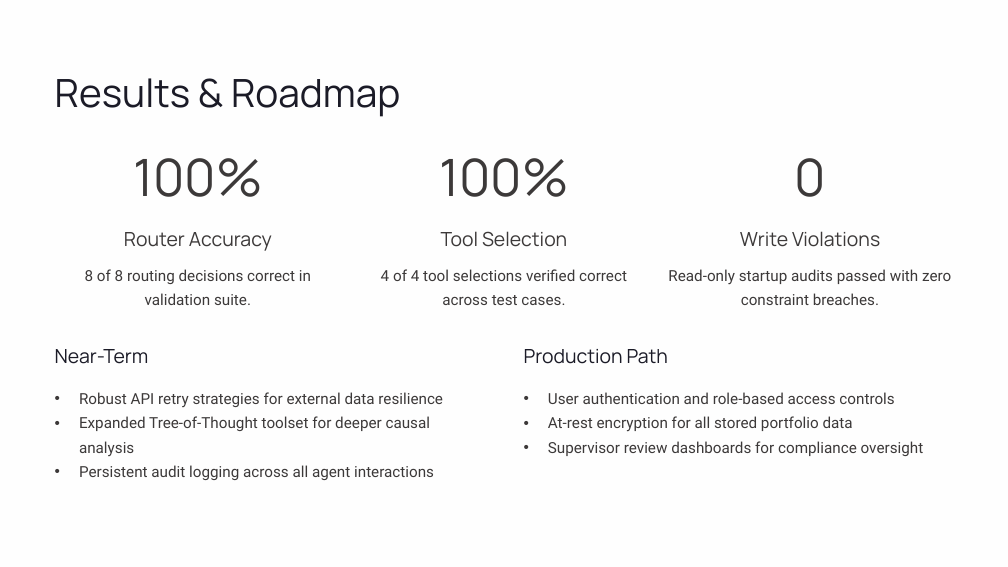
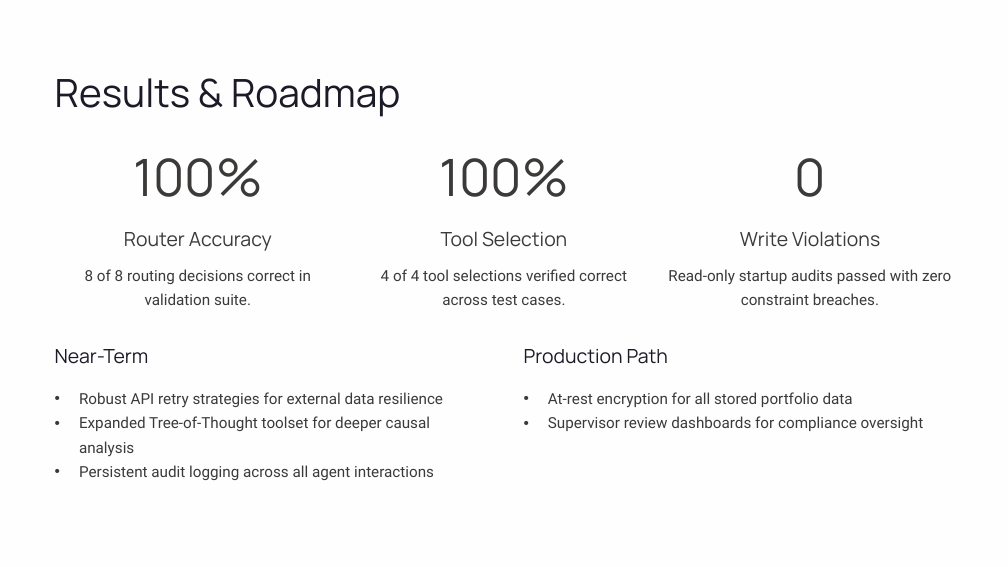
Before and after one commit to Irving0904/MarketForecastor, a slide deck: slide 11 of docs/market_forecaster_architecture.pptx (slide 8 before the commit). Drawn at 1008x567 pixels with LibreOffice and Linux fonts; fonts in the diff are those of the drawing. Boxes give left, top, right and bottom in pixels: in the first picture for what was removed or moved away, otherwise in the second. Text is boxed around its words. In the diff, an @@ line names an element or a change of style, - is before the commit and + after.

```diff
--- a/docs/market_forecaster_architecture.pptx
+++ b/docs/market_forecaster_architecture.pptx
@@ text at <box>548,392,894,404</box>: paragraph removed @@
-• User authentication and role-based access controls
```
Also in this commit, not shown: 1 other slide changed, 8 slides added, 4 slides removed.
